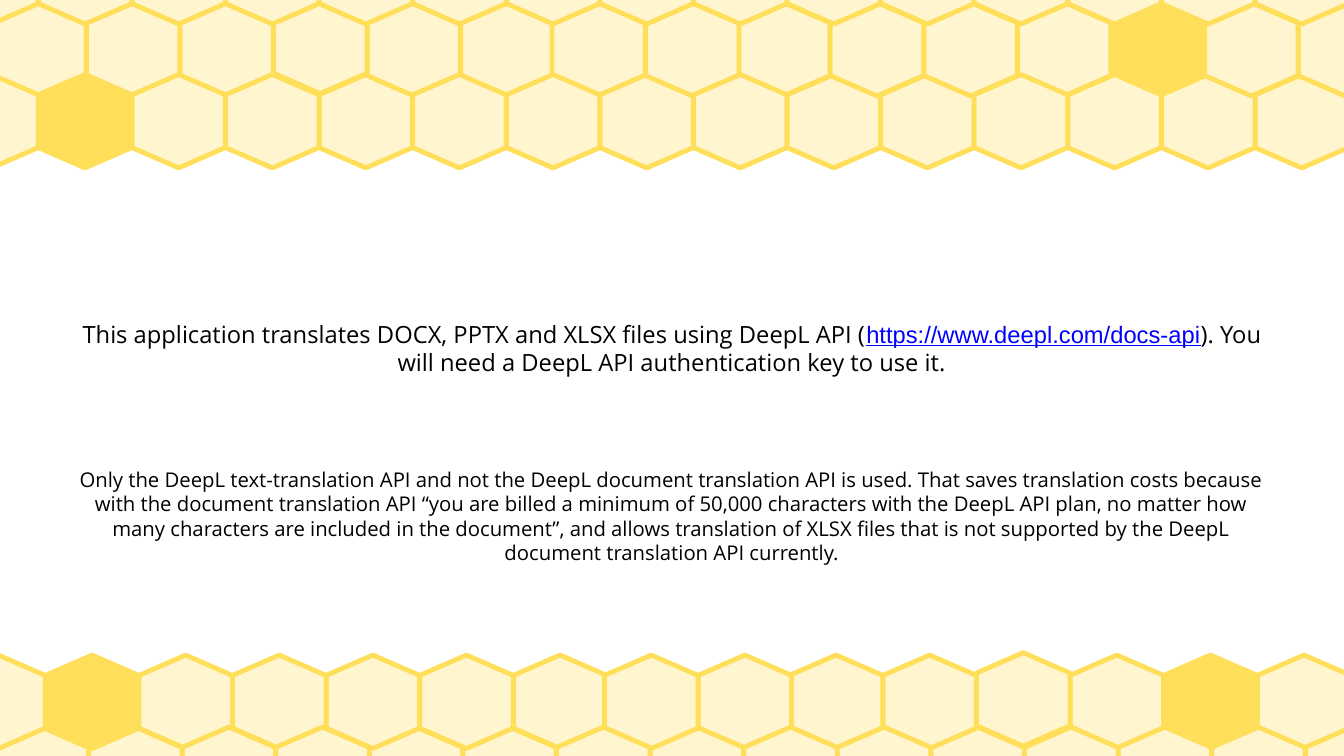
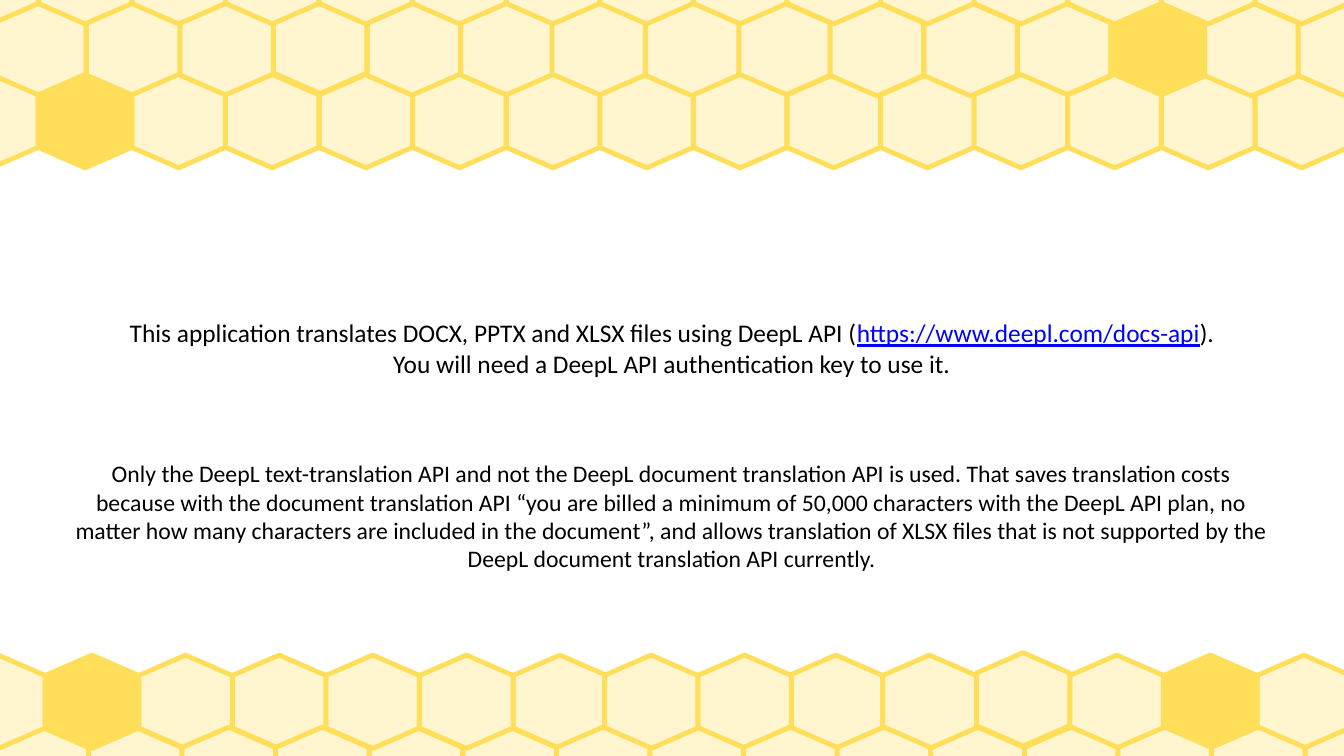
Before and after one commit to IgorIgnatyuk/TranslateOoxml, a slide deck: slide 1 of Info.pptx. Drawn at 1344x756 pixels with LibreOffice and Linux fonts; fonts in the diff are those of the drawing. Boxes give left, top, right and bottom in pixels: in the first picture for what was removed or moved away, otherwise in the second. Text is boxed around its words. In the diff, an @@ line names an element or a change of style, - is before the commit and + after.

```diff
--- a/Info.pptx
+++ b/Info.pptx
@@ title "This application translates DOCX, PPTX ..." at box(130, 323, 1214, 377): size 14 to 15 pt; font Open Sans to Calibri in "This application translates DOCX, PPTX and XLSX ..."; font Arial to Calibri in "(https://www.deepl.com/docs-api)." @@
@@ subtitle "Only the DeepL text-translation API ..." at box(76, 465, 1266, 571): size 12 to 14 pt, font Open Sans to Calibri @@
```
Also in this commit, not shown: 1 other slide changed, 5 other files.
